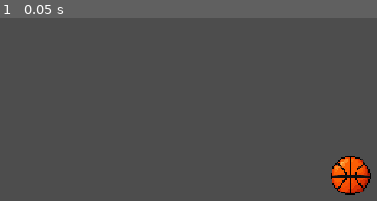
Above: before the commit, frame 1.
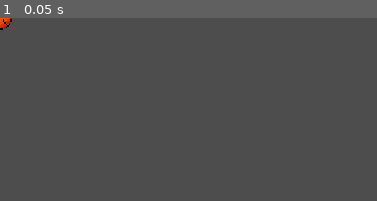
Above: after the commit, the same moment.

Repository: kevinzhang-source/NBA-2K-28
Game: Godot game, scene res://basketball.tscn
Same seed, same stepped clock (60 frames per second), same inputs: the game is played once before the commit and once after it.
Inputs:
- Up to frame 1 (0.05 s): no input

The runs differ from the first frame. In frame 1, 1.9% of the frame differs, in the area x 0-99%, y 0-97%.

Commit message:
Player 1 is Sprite is done, waiting for 2nd image

Diff:
--- /dev/null
+++ b/Player_1.tscn
@@ -0,0 +1,16 @@
+[gd_scene format=3 uid="uid://dptcpju4pyn21"]
+
+[ext_resource type="Texture2D" uid="uid://b6u77klopimxq" path="res://Retro Pixel Basketball Player Dribbling.png" id="1_skf4x"]
+
+[sub_resource type="RectangleShape2D" id="RectangleShape2D_c0nl8"]
+size = Vector2(81, 117)
+
+[node name="Area2D" type="Area2D" unique_id=1960428256]
+
+[node name="CollisionShape2D" type="CollisionShape2D" parent="." unique_id=1746106565]
+position = Vector2(-4.5, -1.5)
+shape = SubResource("RectangleShape2D_c0nl8")
+
+[node name="Sprite2D" type="Sprite2D" parent="." unique_id=1078797757]
+scale = Vector2(0.1, 0.1)
+texture = ExtResource("1_skf4x")
--- a/basketball.tscn
+++ b/basketball.tscn
@@ -3,15 +3,15 @@
 [ext_resource type="Texture2D" uid="uid://bxuk8gg0pkb7r" path="res://Pixel Art Basketball Icon.png" id="1_512qa"]
 
 [sub_resource type="CircleShape2D" id="CircleShape2D_sjbvo"]
-radius = 29.068884
+radius = 18.0
 
 [node name="Area2D" type="Area2D" unique_id=1669249256]
+metadata/_edit_vertical_guides_ = [18.0]
 
 [node name="Sprite2D" type="Sprite2D" parent="." unique_id=865132703]
-position = Vector2(504.99997, 227.99998)
-scale = Vector2(0.05, 0.05)
+position = Vector2(4.7683716e-07, 0)
+scale = Vector2(0.03, 0.03)
 texture = ExtResource("1_512qa")
 
 [node name="CollisionShape2D" type="CollisionShape2D" parent="." unique_id=1582560831]
-position = Vector2(505, 227)
 shape = SubResource("CircleShape2D_sjbvo")
Binary file added: Retro Pixel Basketball Player Dribbling.png
Not shown, added: Retro Pixel Basketball Player Dribbling.png.import
